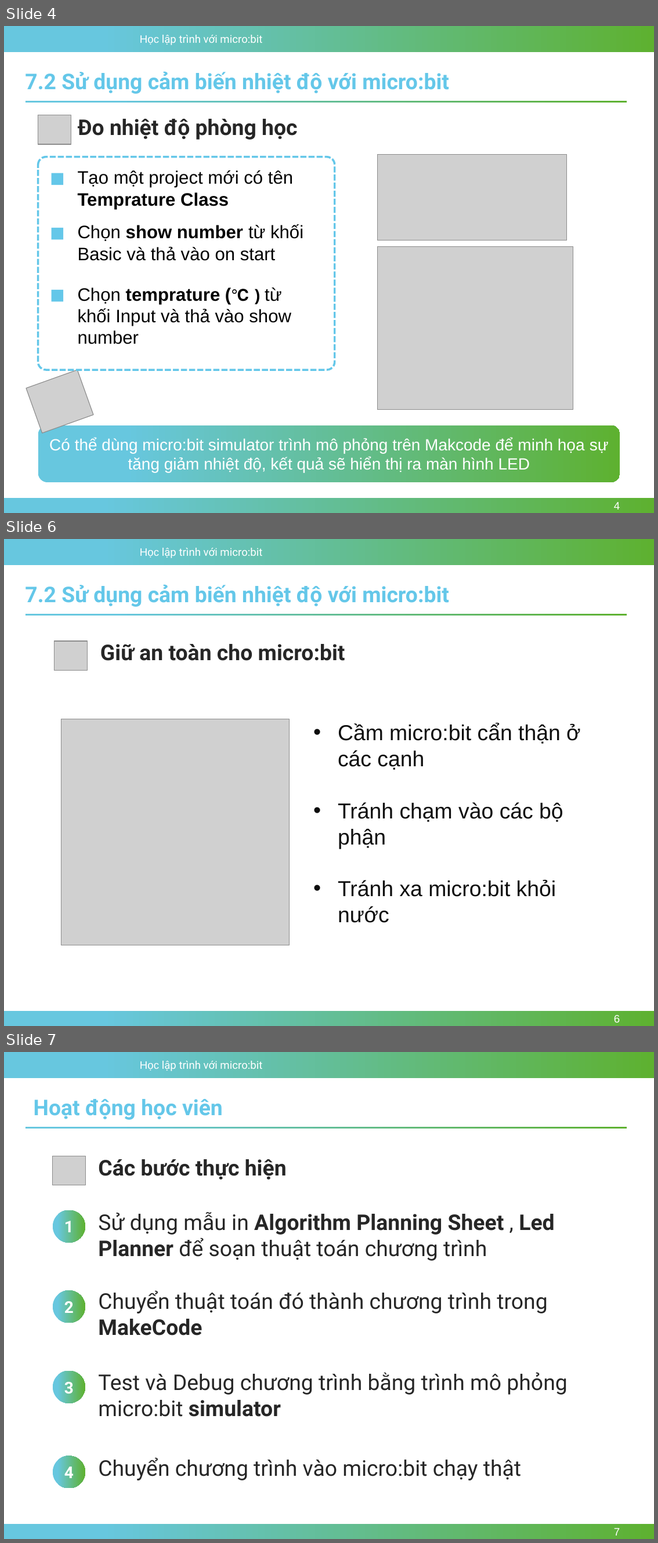
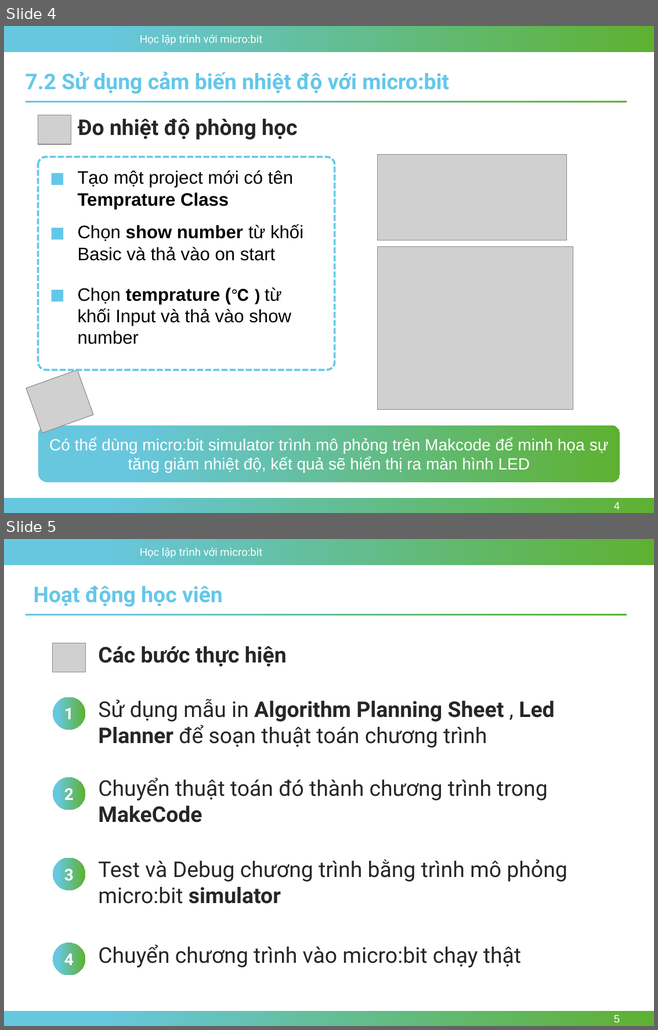
Before and after one commit to nhannn87dn/Learn-microbit, a slide deck: Lessions/Bai-07-Temperature-Sensor/Bai-07-Temperature-Sensor.pptx. Shown one above the other, each under a label of ours: slides 4, 6 and 7 before the commit, slides 4 and 5 after it; the slides between them are not shown. The pictures are 658x1543 and 658x1030 pixels, drawn with LibreOffice and Linux fonts; fonts in the diff are those of the drawing; grey boxes stand for pictures; background and template pictures are left out. Boxes give left, top, right and bottom in pixels: in the first picture for what was removed or moved away, otherwise in the second. Text is boxed around its words. In the diff, an @@ line names an element or a change of style, - is before the commit and + after.

```diff
--- a/Lessions/Bai-07-Temperature-Sensor/Bai-07-Temperature-Sensor.pptx
+++ b/Lessions/Bai-07-Temperature-Sensor/Bai-07-Temperature-Sensor.pptx
@@ slide 6 removed at (4,539,654,1026), background #FFFFFF; not listed: 3 template elements that a slide beside it also shows @@
@@ text removed at (25,584,449,607) @@
-7.2 Sử dụng cảm biến nhiệt độ với micro:bit
@@ rectangle removed at (25,614,626,616) @@
@@ picture removed at (54,641,88,670) @@
@@ text removed at (100,644,345,661) @@
-Giữ an toàn cho micro:bit
@@ picture removed at (61,719,289,945) @@
@@ text removed at (338,723,580,923) @@
-• Cầm micro:bit cẩn thận ở các cạnh
-• Tránh chạm vào các bộ phận
-• Tránh xa micro:bit khỏi nước
@@ page number removed at (614,1015,619,1023) @@
-6
@@ what was slide 7 is now slide 5 @@
@@ page number at (614,1015,619,1023): text changed @@
-7
+5
```
Also in this commit, not shown: 1 other slide removed, 28 other files.
